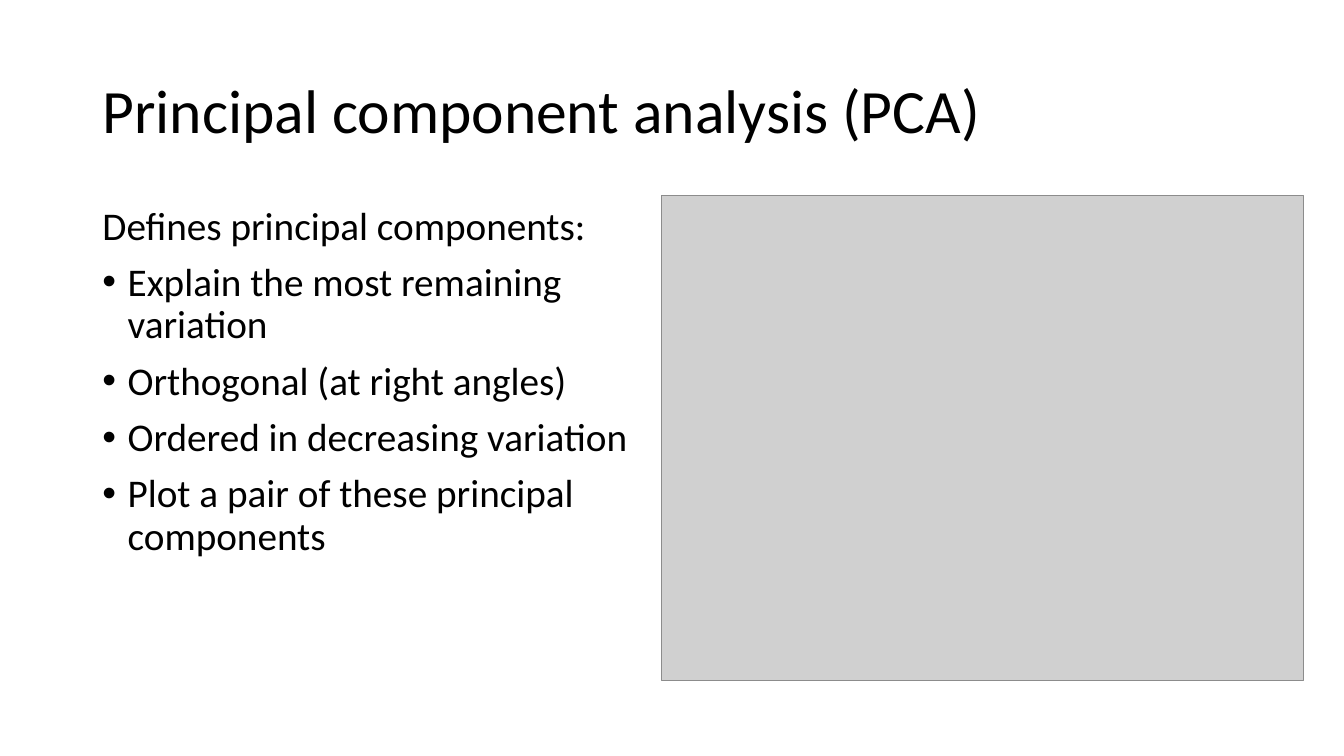
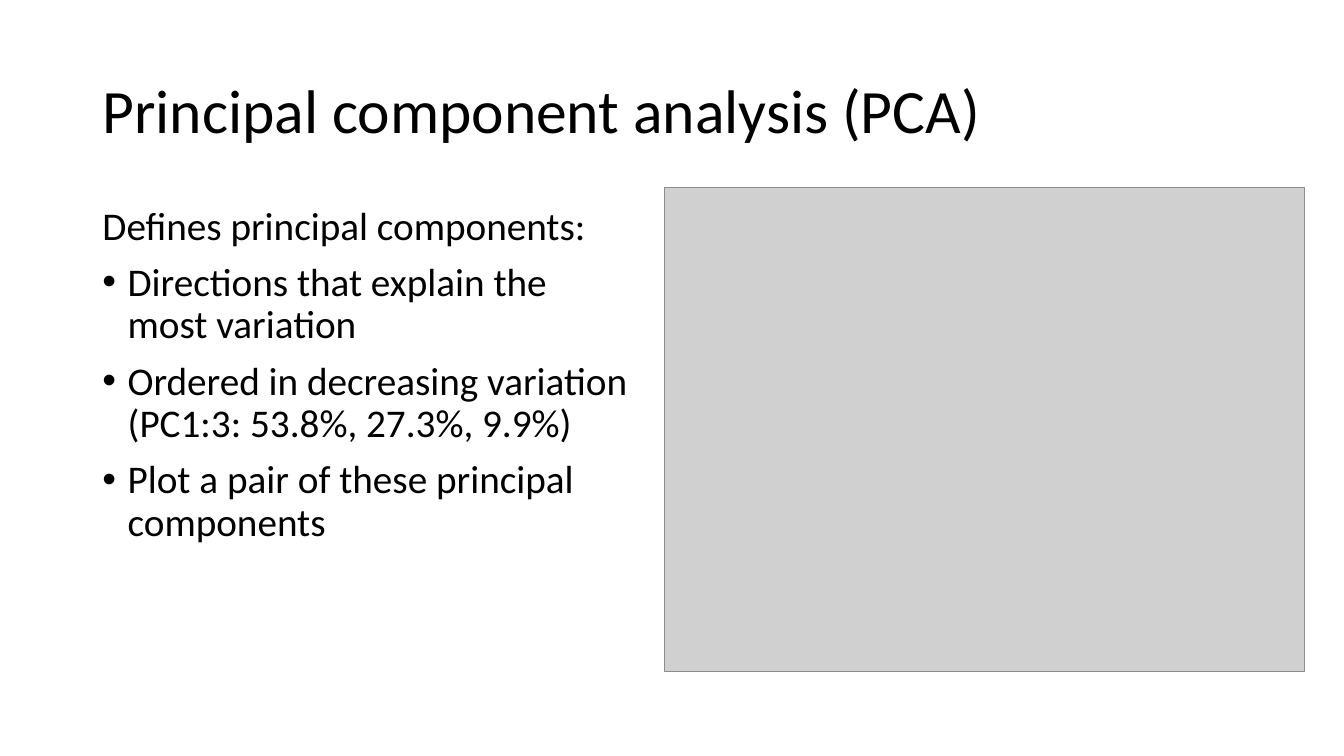
Before and after one commit to nspyrison/spinifex_study, a slide deck: slide 3 of apps/study/www/video_slides.pptx. Drawn at 1344x756 pixels with LibreOffice and Linux fonts; fonts in the diff are those of the drawing; grey boxes stand for pictures. Boxes give left, top, right and bottom in pixels: in the first picture for what was removed or moved away, otherwise in the second. Text is boxed around its words. In the diff, an @@ line names an element or a change of style, - is before the commit and + after.

```diff
--- a/apps/study/www/video_slides.pptx
+++ b/apps/study/www/video_slides.pptx
@@ picture: place and size @@
-picture at [662,196,1305,681]
+picture at [664,188,1304,671]
@@ text at [128,268,627,443]: text changed @@
-• Explain the most remaining variation
-• Orthogonal (at right angles)
-• Ordered in decreasing variation
+• Directions that explain the most variation
+• Ordered in decreasing variation (PC1:3: 53.8%, 27.3%, 9.9%)
```
Also in this commit, not shown: 3 other slides changed, 4 other files.
